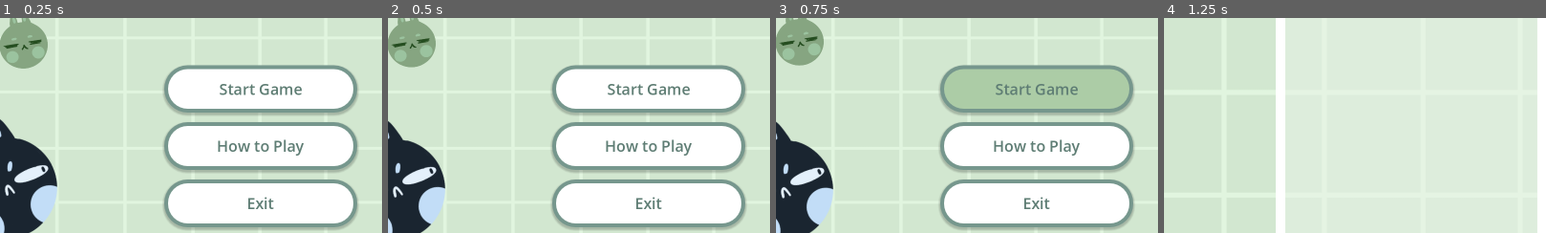
Above: before the commit, frames 1-4 (left to right).
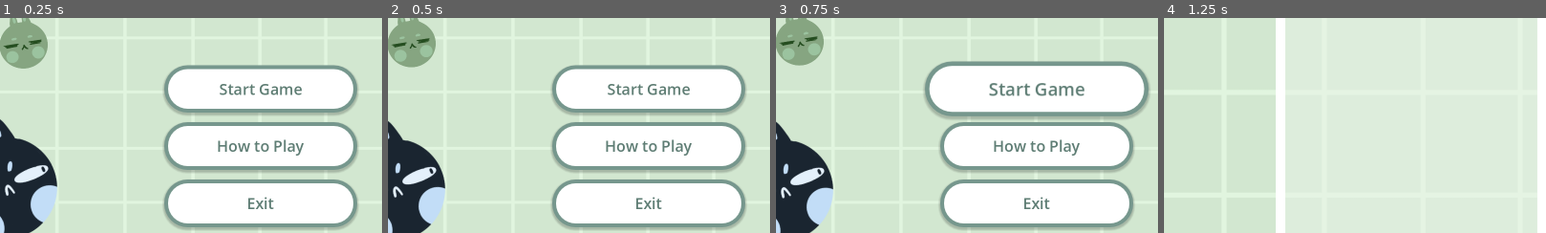
Above: after the commit, the same moments.

Repository: caz002/compound-game
Game: Godot game, scene res://main_menu.tscn
Two runs of this game, one before a commit and one after it. Both use one fixed random seed, a clock stepped at 60 frames per second and the inputs below. This scene is started directly instead of the project's main scene.
Inputs:
- Up to frame 1 (0.25 s): no input
- Up to frame 2 (0.5 s): no input
- Up to frame 3 (0.75 s): click "Start Game" at 0.5 s
- Up to frame 4 (1.25 s): no input
The pictures show only the part of the screen within x 16-66%, y 33-83%; the shares and areas given below are measured in that part.

Frames 1-2 are identical in both runs. In frame 3, 15% of the frame differs, in the area x 38-98%, y 20-48%; in frame 4, nothing differs.

Commit message:
added hover animation to main menu buttons

Diff:
--- a/main_menu.gd
+++ b/main_menu.gd
@@ -1,10 +1,18 @@
 extends Control
+
+@export var tween_intensity: float
+@export var tween_duration: float
+
+@onready var start: Button = $VBoxContainer/Start_Game
+@onready var instructions: Button = $VBoxContainer/Instructions
+@onready var exit: Button = $VBoxContainer/Exit
 
 func _ready():
 	pass
-func _process(delta):
-	pass
-
+func _process(delta:float) -> void:
+	btn_hovered(start)
+	btn_hovered(instructions)
+	btn_hovered(exit)
 
 func _on_start_pressed():
 	$Click.play()
@@ -16,3 +24,14 @@
 	$Click.play()
 	await get_tree().create_timer(0.3).timeout
 	get_tree().quit()
+
+func start_tween(object: Object, property: String, final_val : Variant, duration: float):
+	var tween = create_tween()
+	tween.tween_property(object, property, final_val, duration)
+
+func btn_hovered(button: Button):
+	button.pivot_offset = button.size/2
+	if button.is_hovered():
+		start_tween(button, "scale", Vector2.ONE * tween_intensity, tween_duration)
+	else:
+		start_tween(button, "scale", Vector2.ONE, tween_duration)
--- a/main_menu.tscn
+++ b/main_menu.tscn
@@ -19,7 +19,7 @@
 [sub_resource type="StyleBoxEmpty" id="StyleBoxEmpty_06t4h"]
 
 [sub_resource type="StyleBoxFlat" id="StyleBoxFlat_06t4h"]
-bg_color = Color(0.675721, 0.800632, 0.650764, 1)
+bg_color = Color(1, 1, 1, 1)
 border_width_left = 8
 border_width_top = 8
 border_width_right = 8
@@ -34,7 +34,7 @@
 shadow_offset = Vector2(0, 3.41)
 
 [sub_resource type="StyleBoxFlat" id="StyleBoxFlat_7vrkn"]
-bg_color = Color(0.557038, 0.703477, 0.544758, 1)
+bg_color = Color(0.719238, 0.841074, 0.708252, 1)
 border_width_left = 8
 border_width_top = 8
 border_width_right = 8
@@ -74,6 +74,8 @@
 grow_horizontal = 2
 grow_vertical = 2
 script = ExtResource("1_7vrkn")
+tween_intensity = 1.2
+tween_duration = 0.3
 
 [node name="Panel" type="Panel" parent="."]
 layout_mode = 1
